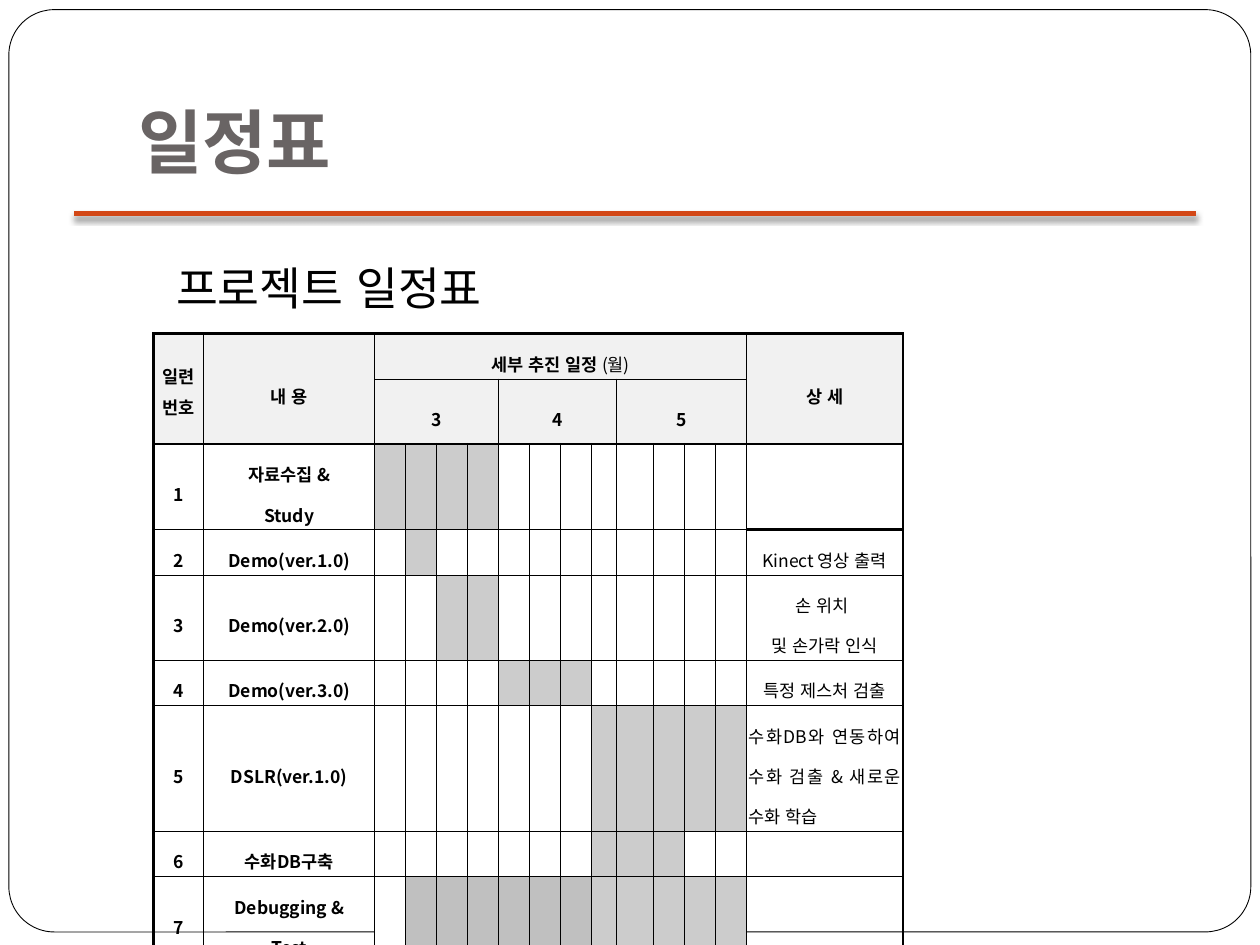
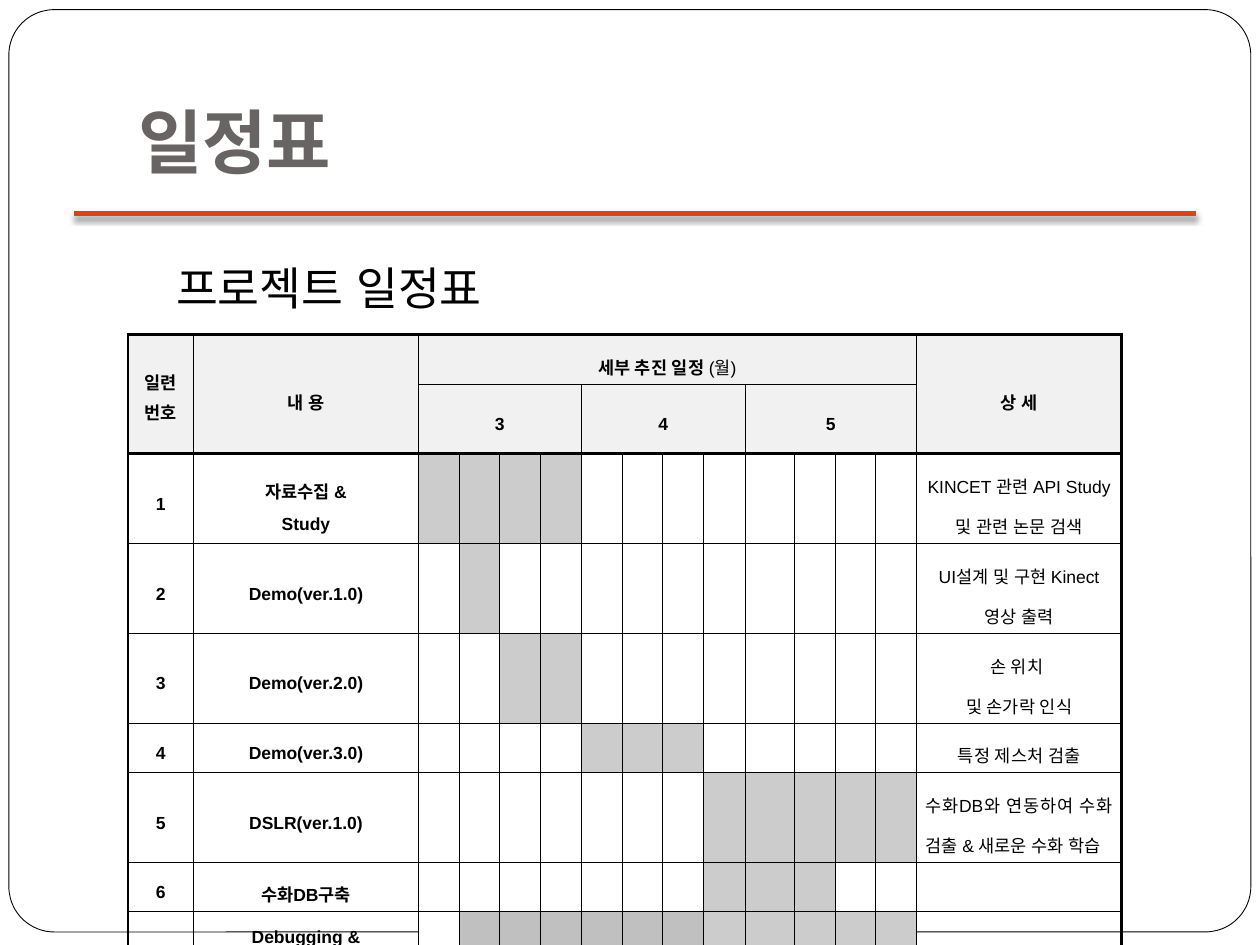
Before and after one commit to 0792004/kinectHR, a slide deck: slide 7 of doc/DSLR Proposalv1.2.pptx. Drawn at 1260x945 pixels with LibreOffice and Linux fonts; fonts in the diff are those of the drawing. Boxes give left, top, right and bottom in pixels: in the first picture for what was removed or moved away, otherwise in the second. Text is boxed around its words. In the diff, an @@ line names an element or a change of style, - is before the commit and + after.

Commit message:
proposal ppt

```diff
--- a/doc/DSLR Proposalv1.2.pptx
+++ b/doc/DSLR Proposalv1.2.pptx
@@ table at [129,335,1118,945] @@
-row 3, column 15: 
+row 3, column 15: KINCET 관련 API Study 및 관련 논문 검색
-row 4, column 15: Kinect 영상 출력
+row 4, column 15: UI설계 및 구현 Kinect 영상 출력
@@ font Times New Roman to Arial in "일련", "번호", "내 용", "세부 추진 일정 (월)" and 7 more places @@
@@ font Noto Sans CJK KR to Arial in "(월)", "3", "4", "5" and 17 more places @@
@@ borders changed @@
@@ table: place and size @@
-table at [154,334,910,938]
+table at [129,335,1118,945]
```
